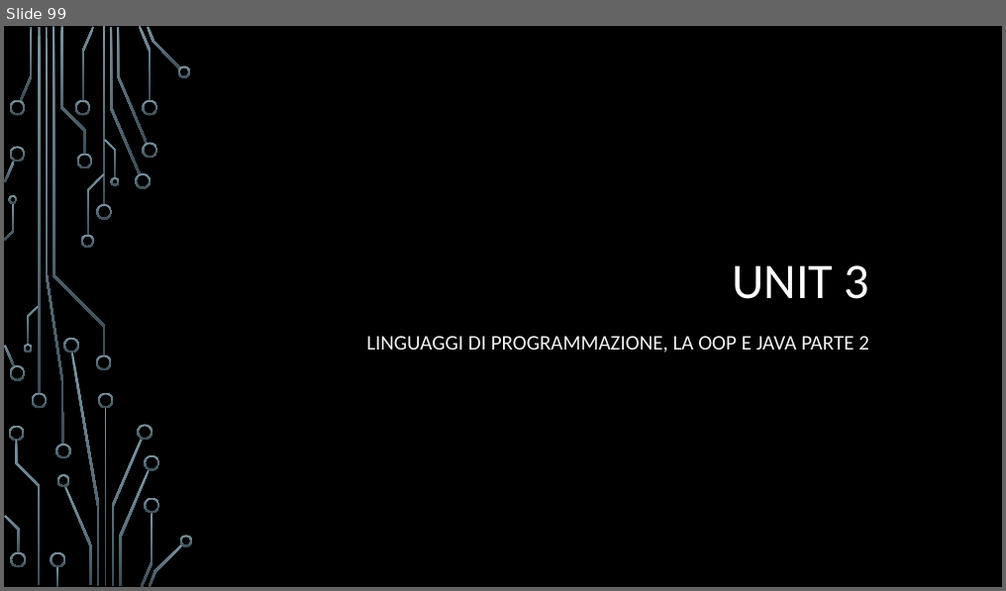
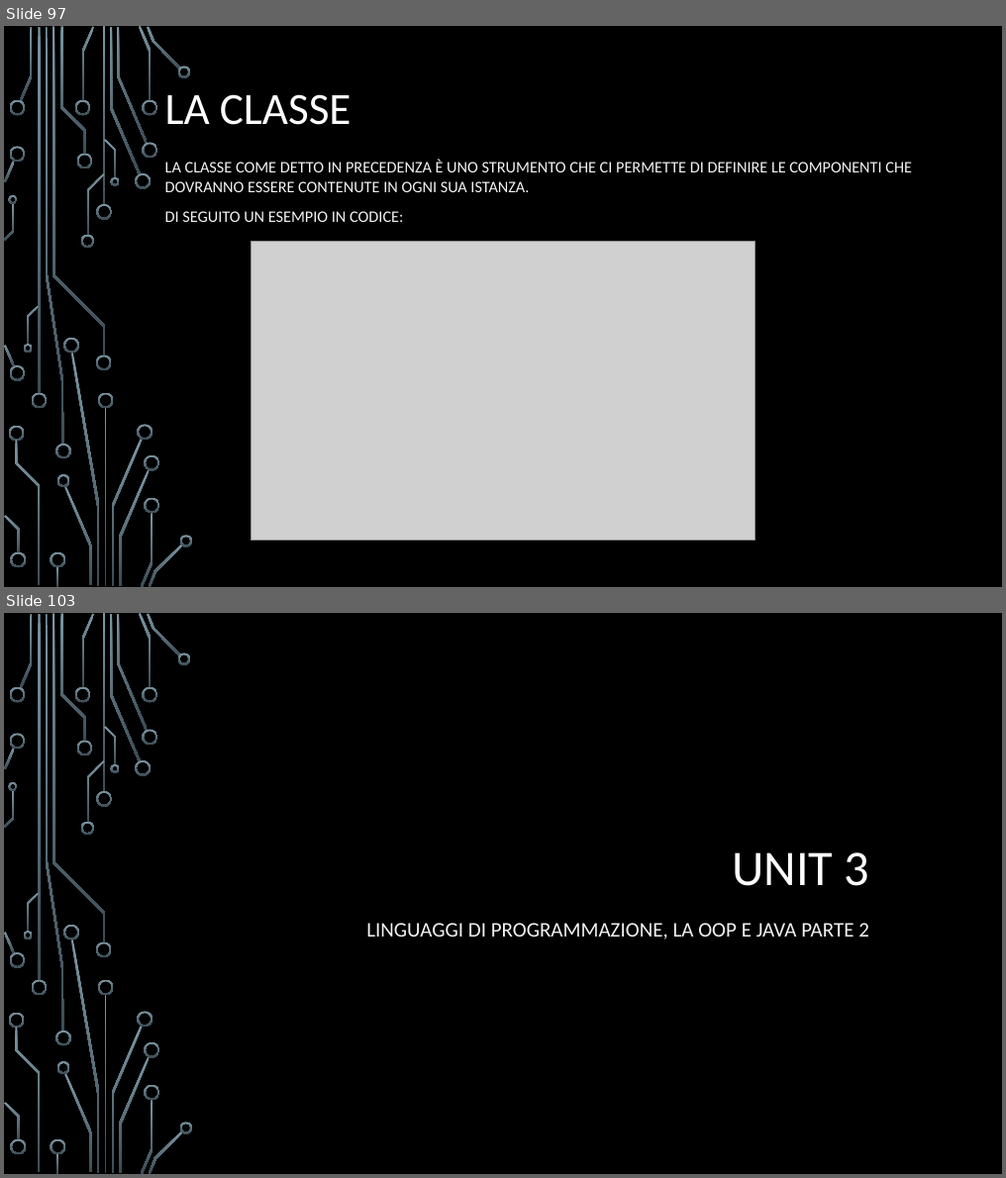
Before and after one commit to Eros-Capo/Corso-Java, a slide deck: Corso Java.pptx. Shown one above the other, each under a label of ours: slide 99 before the commit, slides 97 and 103 after it; the slides between them are not shown. The pictures are 1006x591 and 1006x1178 pixels, drawn with LibreOffice and Linux fonts; fonts in the diff are those of the drawing; grey boxes stand for pictures; background and template pictures are left out. Boxes give left, top, right and bottom in pixels: in the first picture for what was removed or moved away, otherwise in the second. Text is boxed around its words. In the diff, an @@ line names an element or a change of style, - is before the commit and + after.

```diff
--- a/Corso Java.pptx
+++ b/Corso Java.pptx
@@ slide 97 added at [4,26,1002,587], background picture (left out); not listed: 54 template elements that a slide beside it also shows @@
@@ title added at [165,94,351,125], 43 pt, text #FFFFFF @@
+LA CLASSE
@@ subtitle added at [165,160,912,222], 15.5 pt, text #F2F2F2 @@
+LA CLASSE COME DETTO IN PRECEDENZA È UNO STRUMENTO CHE CI PERMETTE DI DEFINIRE LE COMPONENTI CHE DOVRANNO ESSERE CONTENUTE IN OGNI SUA ISTANZA.
+DI SEGUITO UN ESEMPIO IN CODICE:
@@ picture added at [252,242,754,541] @@
@@ what was slide 99 is now slide 103 @@
```
Also in this commit, not shown: 19 slides changed, 5 other slides added, 2 slides removed, 1 other file.
